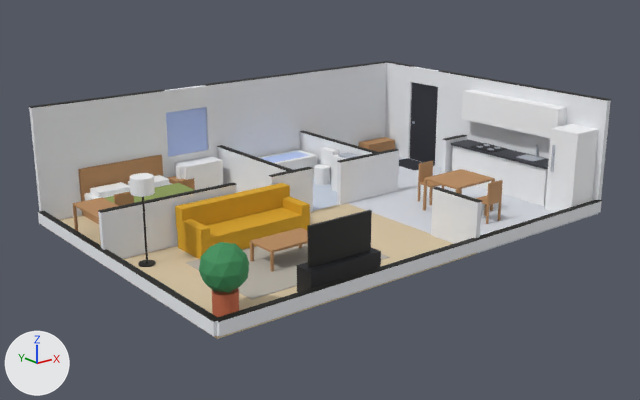
What one commit did to the glTF model public/models/apartment.glb.
Both versions are drawn from a camera (50 mm lens) standing at (-6.62, -10.84, 6.15) and looking at (4.76, 3.38, 0.46). The lights are fixed; the arrows at lower left show +X, +Y and +Z. The picture after the commit comes second. Where no turn or scale is listed for an object, it has been applied to the vertices.

Script lines for the objects in view, before the commit:
```python
ob_coffee_table_top = bpy.data.objects.new('coffee_table_top', me_cube_041)
ob_coffee_table_top.location = (2.8, 1.95, 0.4)
ob_desk_top = bpy.data.objects.new('desk_top', me_cube_079)
ob_desk_top.location = (0.47, 4.97, 0.73)
ob_dining_chair_a_back = bpy.data.objects.new('dining_chair_a_back', me_cube_089)
ob_dining_chair_a_back.location = (7.59, 0.97, 0.68)
ob_dining_chair_a_back.scale = (0.22, 0.22, 0.22)
ob_dining_chair_b_back = bpy.data.objects.new('dining_chair_b_back', me_cube_089)
ob_dining_chair_b_back.location = (7.59, 3.03, 0.68)
ob_dining_chair_b_back.scale = (0.22, 0.22, 0.22)
ob_dining_table_top = bpy.data.objects.new('dining_table_top', me_cube_055)
ob_dining_table_top.location = (7.6, 2.0, 0.73)
ob_headboard = bpy.data.objects.new('headboard', me_cube_077)
ob_headboard.location = (1.9, 6.9, 0.53)
ob_rug = bpy.data.objects.new('rug', me_cube_036)
ob_rug.location = (2.8, 1.9, 0.01)
ob_shoe_bench = bpy.data.objects.new('shoe_bench', me_cube_101)
ob_shoe_bench.location = (9.38, 6.66, 0.22)
ob_wall_east_0 = bpy.data.objects.new('wall_east_0', me_cube_005)
ob_wall_east_0.location = (10.0, 2.5, 1.25)
# also in view: 'window_head' at (3.65, 7.0, 2.25); 'tv_stand' at (2.8, 0.38, 0.25); 'wall_north_0' at (1.55, 7.0, 1.25); 'wall_mid_0' at (1.5, 4.0, 0.5); 'wall_bed_bath_0' at (4.5, 5.5, 0.5)
```
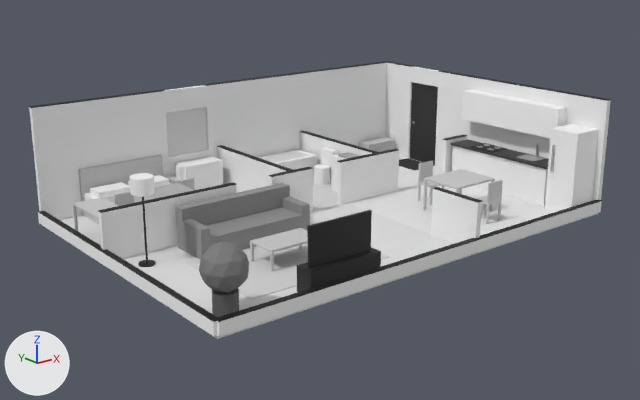
Changed parts and their boxes (x1, y1, x2, y2) in the pictures (640 x 400 px):
```json
{"object": "floor_living", "change": "recoloured", "before": [124, 204, 477, 339], "after": [124, 204, 477, 339]}
{"object": "sofa_base", "change": "recoloured", "before": [177, 207, 310, 259], "after": [177, 207, 310, 259]}
{"object": "sofa_back", "change": "recoloured", "before": [175, 183, 290, 231], "after": [175, 183, 290, 231]}
{"object": "rug", "change": "recoloured", "before": [186, 243, 389, 300], "after": [186, 243, 389, 300], "on screen": "grey to light grey"}
{"object": "plant", "change": "recoloured", "before": [199, 242, 249, 293], "after": [199, 242, 249, 293], "on screen": "green to grey"}
{"object": "headboard", "change": "recoloured", "before": [78, 155, 163, 215], "after": [78, 155, 163, 215], "on screen": "orange to light grey"}
{"object": "coffee_table_top", "change": "recoloured", "before": [250, 228, 308, 253], "after": [250, 228, 308, 253], "on screen": "orange to light grey"}
{"object": "dining_table_top", "change": "recoloured", "before": [424, 169, 495, 190], "after": [424, 169, 495, 190], "on screen": "orange to light grey"}
{"object": "plant_pot", "change": "recoloured", "before": [212, 288, 239, 317], "after": [212, 288, 239, 317], "on screen": "orange to dark grey"}
{"object": "floor_bedroom", "change": "recoloured", "before": [60, 215, 101, 245], "after": [60, 215, 101, 245], "on screen": "beige to light grey"}
{"object": "duvet", "change": "recoloured", "before": [105, 183, 194, 203], "after": [105, 183, 194, 203], "on screen": "green to grey"}
{"object": "desk_top", "change": "recoloured", "before": [73, 197, 118, 220], "after": [73, 197, 118, 220], "on screen": "orange to light grey"}
{"object": "sofa_arm_l", "change": "recoloured", "before": [182, 219, 210, 240], "after": [182, 219, 210, 240]}
{"object": "shoe_bench", "change": "recoloured", "before": [359, 137, 395, 152], "after": [359, 137, 395, 152], "on screen": "orange to light grey"}
{"object": "sofa_arm_r", "change": "recoloured", "before": [282, 196, 310, 215], "after": [282, 196, 310, 215]}
{"object": "dining_chair_a_back", "change": "recoloured", "before": [487, 180, 503, 204], "after": [487, 180, 503, 204], "on screen": "orange to light grey"}
{"object": "dining_chair_b_back", "change": "recoloured", "before": [418, 161, 433, 182], "after": [418, 161, 433, 182], "on screen": "orange to light grey"}
{"object": "desk_chair_back", "change": "recoloured", "before": [114, 191, 134, 206], "after": [114, 191, 134, 206], "on screen": "orange to light grey"}
{"object": "nightstand", "change": "recoloured", "before": [167, 176, 195, 190], "after": [167, 176, 195, 190], "on screen": "orange to light grey"}
{"object": "dining_table_leg2", "change": "recoloured", "before": [423, 180, 427, 211], "after": [423, 180, 427, 211]}
{"object": "desk_leg2", "change": "recoloured", "before": [73, 206, 78, 231], "after": [73, 206, 78, 231]}
{"object": "dining_chair_a_seat", "change": "recoloured", "before": [476, 196, 501, 205], "after": [476, 196, 501, 205]}
{"object": "coffee_table_leg0", "change": "recoloured", "before": [270, 252, 274, 272], "after": [270, 252, 274, 272]}
{"object": "dining_chair_b_seat", "change": "recoloured", "before": [418, 181, 441, 188], "after": [418, 181, 441, 188]}
{"object": "bed_frame", "change": "recoloured", "before": [83, 211, 99, 224], "after": [83, 211, 99, 224]}
{"object": "coffee_table_leg2", "change": "recoloured", "before": [250, 243, 254, 261], "after": [250, 243, 254, 261]}
{"object": "dining_chair_a_leg0", "change": "recoloured", "before": [486, 205, 490, 224], "after": [486, 205, 490, 224]}
{"object": "dining_chair_a_leg1", "change": "recoloured", "before": [498, 202, 501, 221], "after": [498, 202, 501, 221]}
{"object": "dining_chair_b_leg2", "change": "recoloured", "before": [418, 184, 421, 202], "after": [418, 184, 421, 202]}
{"object": "dining_chair_b_leg0", "change": "recoloured", "before": [429, 188, 433, 205], "after": [429, 188, 433, 205]}
{"object": "dining_table_leg1", "change": "recoloured", "before": [490, 180, 495, 211], "after": [490, 180, 495, 211]}
{"object": "dining_chair_a_leg3", "change": "recoloured", "before": [484, 205, 487, 216], "after": [484, 205, 487, 216]}
{"object": "dining_table_leg3", "change": "recoloured", "before": [459, 189, 462, 194], "after": [459, 189, 462, 194]}
```

The change, as JSON lines over the scene's bpy script:
```json
{"op": "set", "path": "mat_rug.base_color", "old": "(0.485, 0.451, 0.392)", "new": "(0.672, 0.672, 0.672)", "note": "grey #b9b3a8 -> light grey #d6d6d6"}
{"op": "set", "path": "mat_wood.base_color", "old": "(0.485, 0.258, 0.112)", "new": "(0.584, 0.584, 0.584)", "note": "orange #b98b5e -> light grey #c9c9c9"}
{"op": "set", "path": "mat_duvet.base_color", "old": "(0.275, 0.352, 0.102)", "new": "(0.451, 0.451, 0.451)", "note": "green #8fa05a -> grey #b3b3b3"}
{"op": "set", "path": "mat_floor_bedroom.base_color", "old": "(0.694, 0.565, 0.376)", "new": "(0.761, 0.761, 0.761)", "note": "beige #d9c6a5 -> light grey #e2e2e2"}
{"op": "set", "path": "mat_green.base_color", "old": "(0.0497, 0.275, 0.102)", "new": "(0.195, 0.195, 0.195)", "note": "green #3f8f5a -> grey #7a7a7a"}
{"op": "set", "path": "mat_pot.base_color", "old": "(0.552, 0.144, 0.0685)", "new": "(0.112, 0.112, 0.112)", "note": "orange #c46a4a -> dark grey #5e5e5e"}
{"op": "set", "path": "mat_sofa.base_color", "old": "(0.694, 0.376, 0.0152)", "new": "(0.275, 0.275, 0.275)", "note": "yellow #d9a521 -> grey #8f8f8f"}
```
